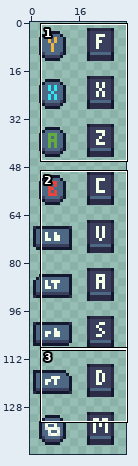
Two states of a sprite sheet, NeverShallWeDie/Assets/Sprites/inputs.png. Above: a wide view before the commit, with the close-up outlined.
Close-up. As it was:
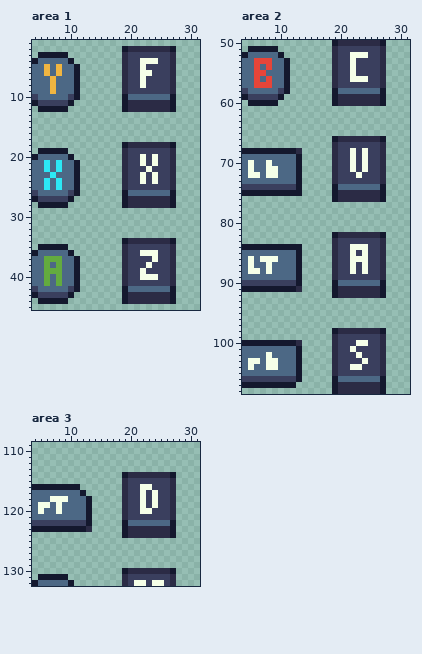
The file is 32x144 pixels. Shown: area 1: x 4..31, y 1..45; area 2: x 4..31, y 50..108; area 3: x 4..31, y 109..132.
The result:
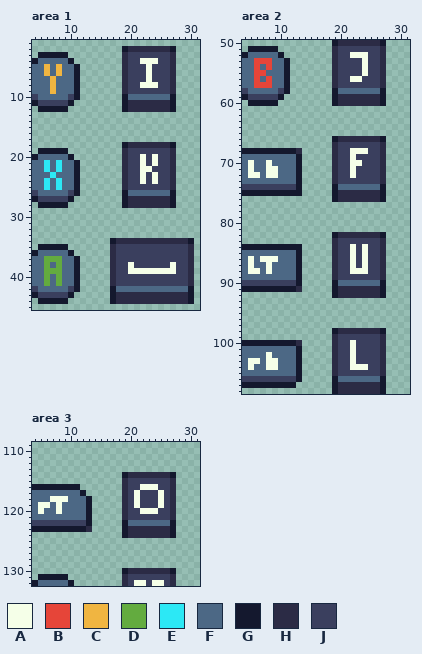
Palette (. is transparent): A #f5ffe8  B #e64539  C #f0b541  D #63ab3f  E #2ce8f5  F #4c6885  G #14182e  H #2b2b45  J #3a3f5e
Difference:
Area 1:
y 5: x 22..23 AJ -> JA
y 6: x 22 A -> J
y 7: x 22..23 AJ -> JA
y 8: x 23..24 JJ -> AA
y 22: x 22 J -> A
y 34: x 17..19 ..G -> GHH; x 27..30 G... -> HHHG
y 35: x 17..19 ..H -> HJJ; x 27..30 H... -> JJJH
y 36: x 17..19 ..H -> HJJ; x 22..24 AAA -> JJJ; x 27..30 H... -> JJJH
y 37: x 17..19 ..H -> HJJ; x 24 A -> J; x 27..30 H... -> JJJH
y 38: x 17..20 ..HJ -> HJJA; x 23 A -> J; x 27..30 H... -> AJJH
y 39: x 17..21 ..HJJ -> HJJAA; x 23..30 JJJJH... -> AAAAAJJH
y 40: x 17..19 ..H -> HJJ; x 22..24 AAA -> JJJ; x 27..30 H... -> JJJH
y 41: x 17..19 ..H -> HJJ; x 27..30 H... -> JJJH
y 42: x 17..19 ..G -> GFF; x 27..30 G... -> FFFG
y 43..44: x 17..19 ..G -> GHH; x 27..30 G... -> HHHG
Area 2:
y 53..55: x 22 A -> J; x 24 J -> A
y 56: x 24 A -> J
y 68: x 23 J -> A
y 69: x 24 A -> J
y 70: x 23..24 JA -> AJ
y 71: x 24 A -> J
y 72: x 22..23 JA -> AJ
y 84: x 23 A -> J
y 86: x 23 A -> J
y 88: x 23 J -> A
y 100: x 22..24 JAA -> AJJ
y 102: x 22..23 JA -> AJ
y 103: x 22 J -> A; x 24 A -> J
y 104: x 24 J -> A
Area 3:
y 116: x 24 J -> A
y 117..119: x 21..22 JA -> AJ; x 24..25 AJ -> JA
y 120: x 24 J -> A
Changed places in both close-ups, as pixel boxes (x1, y1, x2, y2):
changed: (140, 64, 158, 88)
changed: (140, 166, 146, 172)
changed: (110, 238, 194, 304)
changed: (350, 58, 368, 82)
changed: (350, 148, 368, 178)
changed: (356, 244, 362, 274)
changed: (350, 340, 368, 370)
changed: (134, 484, 164, 514)
